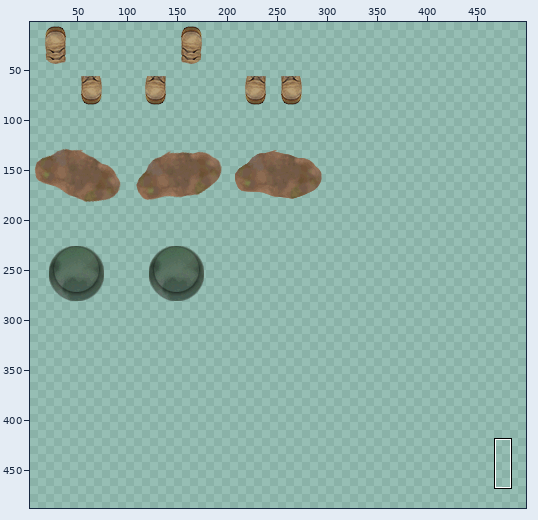
Sprite sheet -- _Assets/Player.png. Above: a wide view before the commit, with the close-up outlined.
Close-up. Before the commit:
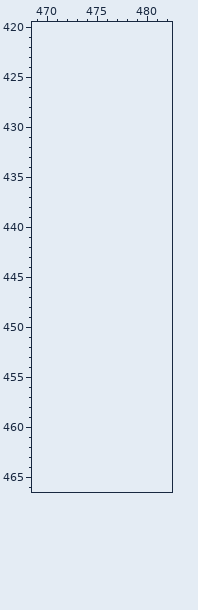
The file is 300x300 pixels. Pixels under 10% opacity are left out. Colours within 5 levels of each other are drawn and written as one. Shown: x 469..482, y 420..466. The old version is drawn lined up with the new one, on the new canvas. The wide view leaves out empty margins. The commit also changed other parts of the picture, which this record leaves out.
Once edited:
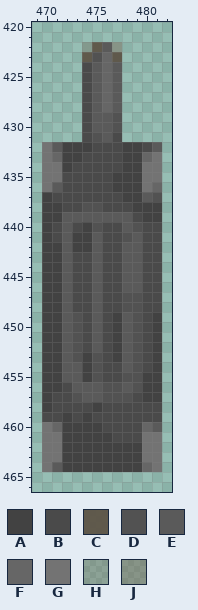
Palette (. is transparent): A #424242  B #4a4a4a  C #5c5345ee  D #525252  E #5a5a5a  F #666666  G #737373  H #71554344  J #71554366
Change:
canvas 300x300 -> 500x500
Changed rows in their new state; - is an unchanged pixel.
first column x 470:
422 ----HCEJ----
423 ----CDFC----
424 ----BEFE----
425 ----BEFE----
426 ----BEFE----
427 ----BEFE----
428 ----BEFE----
429 ----BEED----
430 ----BEED----
431 ----BDEB----
432 GEAAABBBAABE
433 GFAABBBBAAFG
434 GGABBBBBAAGG
435 GGBBBBBAAAGG
436 GEBBBBBAAAGF
437 ABBBBBBBAAED
438 AABBDDBBBAAA
439 AAEEEEEEEBAA
440 ABEBADBBEDBB
441 ABEAAEBBDEBB
442 AAEAAEBBEEBB
443 AAEBBEBBEEBB
444 AAEBBEBBEEBB
445 AAEBBEBBEEBB
446 AAEBBEBBEEBB
447 AAEBBEBBDDBB
448 AAEBBEBBDDBB
449 AAEDBEBAEDBA
450 AAEDBEBAEDBA
451 AAEDBEBAEDBA
452 AAEDBEBAEDBA
453 AAEDADBAEDBA
454 AAEEADBBEDBA
455 AAEEADBBDDAA
456 AABEEEDDEDAA
457 ABBDEEDDDBAA
458 ABBBBABBBBBB
459 BBABABBBBBBB
460 GFAAAABBBBFE
461 GGAAAAABBBGG
462 GGAAAAAAAAGG
463 GGAAAAAAAAGG
464 GEAAAAAAAAFG
Boxes around the changes in both close-ups, in picture pixels (x1, y1, x2, y2):
added: (42, 42, 162, 472)
